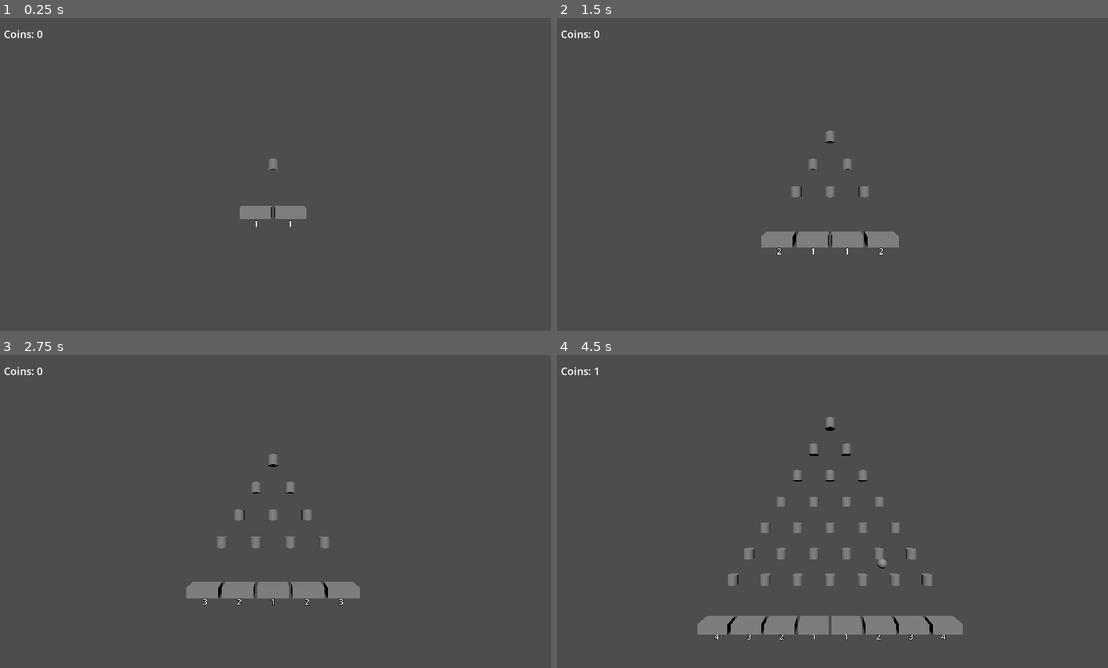
Above: before the commit, frames 1-4 (two rows, left to right).
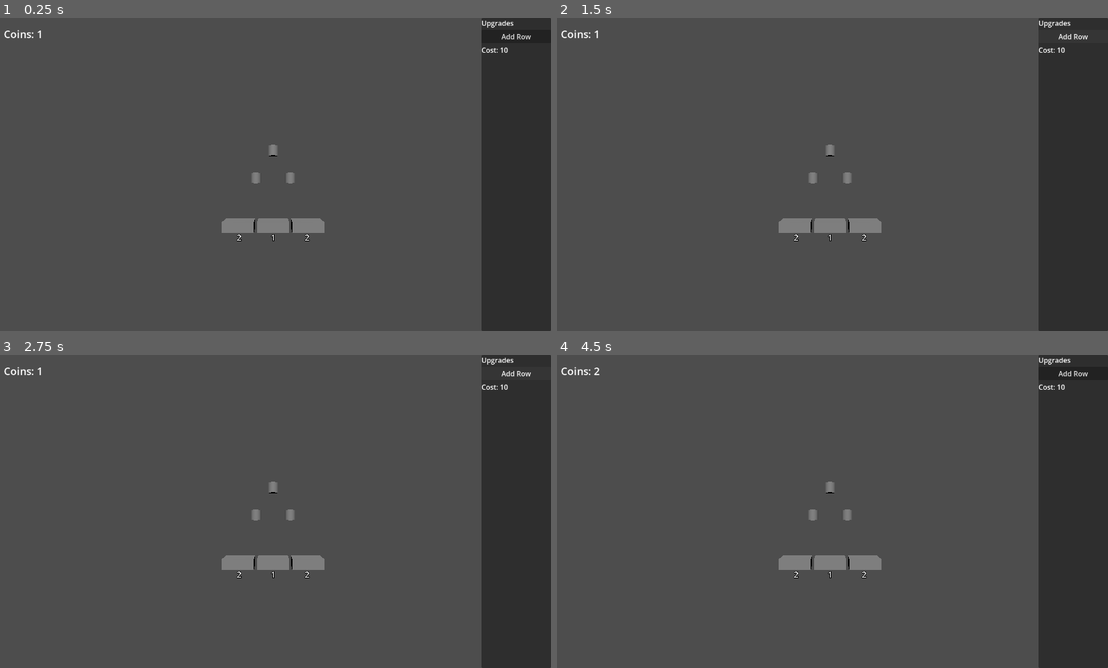
Above: after the commit, the same moments.

Repository: kjbrown-sandbox/pleenko
Game: Godot game, scene res://scenes/main.tscn
Same seed, same stepped clock (60 frames per second), same inputs: the game is played once before the commit and once after it.
Inputs (mouse positions are in pixels of both pictures, inside the frame that each line leads up to):
- Up to frame 1 (0.25 s): no input
- Up to frame 2 (1.5 s): click (1074, 36) at 0.5 s, where only the run after the commit has a clickable "Add Row"; click (1074, 36) at 1.25 s, where only the run after the commit has a clickable "Add Row"
- Up to frame 3 (2.75 s): click (517, 373) at 2 s, where only the run after the commit has a clickable "Add Row"
- Up to frame 4 (4.5 s): tap Enter at 2.75 s; move the mouse to (953, 495) at 2.77 s; press the mouse at (953, 495) at 2.78 s; tap Space (drop_coin) at 3.5, 3.6 s; move the mouse to (716, 527) at 3.52 s; release the mouse at (716, 527) at 3.53 s; click (716, 527) at 3.8 s; move the mouse to (887, 442) at 4.27 s; press the mouse at (887, 442) at 4.28 s

The runs differ from the first frame. In frame 1, 14% of the frame differs, in the area x 6-100%, y 0-100%; in frame 2, 15%; in frame 3, 15%; in frame 4, 18%.

Commit message:
Implement upgrade system and UI enhancements

Diff:
--- a/project.godot
+++ b/project.godot
@@ -12,19 +12,19 @@
 
 config/name="Pleenko"
 run/main_scene="res://scenes/main.tscn"
-config/features=PackedStringArray("4.6", "GL Compatibility")
+config/features=PackedStringArray("4.2", "GL Compatibility")
 config/icon="res://icon.svg"
+
+[display]
+
+window/size/viewport_width=1280
+window/size/viewport_height=720
 
 [input]
 
 drop_coin={
 "deadzone": 0.2,
-"events": [Object(InputEventKey,"resource_local_to_scene":fa …(171 unchanged characters)… keycode":32,"key_label":0,"unicode":32,"location":0,"echo":false,"script":null)
-]
-}
-expand_board={
-"deadzone": 0.2,
-"events": [Object(InputEventMouseButton,"resource_local_to_scene":false,"resource_name":"","device":-1,"window_id":0,"alt_pressed":false,"shift_pressed":false,"ctrl_pressed":false,"meta_pressed":false,"button_mask":1,"position":Vector2(0, 0),"global_position":Vector2(0, 0),"factor":1.0,"button_index":1,"canceled":false,"pressed":true,"double_click":false,"script":null)
+"events": [Object(InputEventKey,"resource_local_to_scene":fa …(171 unchanged characters)… keycode":32,"key_label":0,"unicode":32,"echo":false,"script":null)
 ]
 }
 
@@ -32,11 +32,6 @@
 
 3d/physics_engine="Jolt Physics"
 
-[display]
-
-window/size/viewport_width=1280
-window/size/viewport_height=720
-
 [rendering]
 
 rendering_device/driver.windows="d3d12"
--- a/scenes/coin.tscn
+++ b/scenes/coin.tscn
@@ -1,4 +1,4 @@
-[gd_scene load_steps=3 format=3]
+[gd_scene load_steps=3 format=3 uid="uid://sftu1s0w7u2g"]
 
 [ext_resource type="Script" path="res://scripts/coin.gd" id="1"]
 
--- a/scenes/main.tscn
+++ b/scenes/main.tscn
@@ -1,17 +1,17 @@
-[gd_scene format=3 uid="uid://d1a320ps4b573"]
+[gd_scene load_steps=3 format=3 uid="uid://d1a320ps4b573"]
 
-[ext_resource type="Script" uid="uid://cufxidvfrx15c" path="res://scripts/main.gd" id="1"]
+[ext_resource type="Script" path="res://scripts/main.gd" id="1"]
 [ext_resource type="PackedScene" uid="uid://bfd7kgxayxppw" path="res://scenes/ui.tscn" id="2"]
 
-[node name="Main" type="Node3D" unique_id=1164365920]
+[node name="Main" type="Node3D"]
 script = ExtResource("1")
 
-[node name="Camera3D" type="Camera3D" parent="." unique_id=1512371183]
+[node name="Camera3D" type="Camera3D" parent="."]
 transform = Transform3D(1, 0, 0, 0, 1, 0, 0, 0, 1, 0, 1, 6)
 
-[node name="Board" type="Node3D" parent="." unique_id=389552237]
+[node name="Board" type="Node3D" parent="."]
 
-[node name="DirectionalLight3D" type="DirectionalLight3D" parent="." unique_id=1401339754]
+[node name="DirectionalLight3D" type="DirectionalLight3D" parent="."]
 transform = Transform3D(1, 0, 0, 0, 0.707, 0.707, 0, -0.707, 0.707, 0, 4, 4)
 
-[node name="UI" parent="." unique_id=1754764377 instance=ExtResource("2")]
+[node name="UI" parent="." instance=ExtResource("2")]
--- a/scenes/ui.tscn
+++ b/scenes/ui.tscn
@@ -1,14 +1,37 @@
-[gd_scene format=3 uid="uid://bfd7kgxayxppw"]
+[gd_scene load_steps=2 format=3 uid="uid://bfd7kgxayxppw"]
 
-[ext_resource type="Script" uid="uid://cqkq53uxuiyv1" path="res://scripts/ui.gd" id="1"]
+[ext_resource type="Script" path="res://scripts/ui.gd" id="1"]
 
-[node name="UI" type="CanvasLayer" unique_id=1575135158]
+[node name="UI" type="CanvasLayer"]
 script = ExtResource("1")
 
-[node name="CoinLabel" type="Label" parent="." unique_id=285967820]
+[node name="CoinLabel" type="Label" parent="."]
 offset_left = 20.0
 offset_top = 20.0
 offset_right = 220.0
 offset_bottom = 50.0
 theme_override_font_sizes/font_size = 24
 text = "Coins: 0"
+
+[node name="UpgradePanel" type="PanelContainer" parent="."]
+anchors_preset = 11
+anchor_left = 1.0
+anchor_right = 1.0
+anchor_bottom = 1.0
+offset_left = -160.0
+grow_horizontal = 0
+
+[node name="VBoxContainer" type="VBoxContainer" parent="UpgradePanel"]
+layout_mode = 2
+
+[node name="Header" type="Label" parent="UpgradePanel/VBoxContainer"]
+layout_mode = 2
+text = "Upgrades"
+
+[node name="UpgradeButton" type="Button" parent="UpgradePanel/VBoxContainer"]
+layout_mode = 2
+text = "Add Row"
+
+[node name="CostLabel" type="Label" parent="UpgradePanel/VBoxContainer"]
+layout_mode = 2
+text = "Cost: 10"
--- a/scripts/main.gd
+++ b/scripts/main.gd
@@ -3,10 +3,13 @@
 @onready var ui: CanvasLayer = $UI
 @onready var board: Node3D = $Board
 @onready var camera: Camera3D = $Camera3D
+var drop_cooldown: Timer
 
 var coin_scene: PackedScene = preload("res://scenes/coin.tscn")
-var coin_total: int = 0
+var coin_total: int = 1
 var num_rows: int = 0
+var upgrade_cost: int = 10
+const UPGRADE_COST_MULTIPLIER := 1.5
 
 # Board layout constants
 const PEG_SPACING_X := 1.0
@@ -21,6 +24,11 @@
 
 
 func _ready() -> void:
+	drop_cooldown = Timer.new()
+	drop_cooldown.wait_time = 1.0
+	drop_cooldown.one_shot = true
+	add_child(drop_cooldown)
+
 	peg_mesh = CylinderMesh.new()
 	peg_mesh.top_radius = 0.15
 	peg_mesh.bottom_radius = 0.15
@@ -30,25 +38,30 @@
 	bucket_mesh.size = Vector3(PEG_SPACING_X * 0.9, 0.3, 0.5)
 
 	# Build the initial board with 1 row so there's something to see
-	num_rows = 1
+	num_rows = 2
 	_build_board()
+
+	ui.update_coins(coin_total)
+	ui.update_upgrade(upgrade_cost)
+	ui.upgrade_pressed.connect(_buy_upgrade)
 
 
 func _unhandled_input(event: InputEvent) -> void:
 	if event.is_action_pressed("drop_coin"):
 		_drop_coin()
-	elif event.is_action_pressed("expand_board"):
-		_expand_board()
-
-
-func _expand_board() -> void:
-	num_rows += 1
-	_build_board()
 
 
 func _drop_coin() -> void:
 	if num_rows == 0:
 		return
+	if coin_total < 1:
+		return
+	if not drop_cooldown.is_stopped():
+		return
+
+	coin_total -= 1
+	ui.update_coins(coin_total)
+	drop_cooldown.start()
 
 	# Simulate coin path through the rows
 	var waypoints: Array[Vector3] = []
@@ -70,6 +83,19 @@
 
 	coin.landed.connect(_on_coin_landed)
 	coin.animate(waypoints, value)
+
+
+func _buy_upgrade() -> void:
+	if coin_total < upgrade_cost:
+		return
+
+	coin_total -= upgrade_cost
+	num_rows += 1
+	_build_board()
+
+	upgrade_cost = int(upgrade_cost * UPGRADE_COST_MULTIPLIER)
+	ui.update_coins(coin_total)
+	ui.update_upgrade(upgrade_cost)
 
 
 func _build_board() -> void:
--- a/scripts/ui.gd
+++ b/scripts/ui.gd
@@ -1,7 +1,19 @@
 extends CanvasLayer
 
+signal upgrade_pressed
+
 @onready var coin_label: Label = $CoinLabel
+@onready var upgrade_button: Button = $UpgradePanel/VBoxContainer/UpgradeButton
+@onready var cost_label: Label = $UpgradePanel/VBoxContainer/CostLabel
+
+
+func _ready() -> void:
+	upgrade_button.pressed.connect(func(): upgrade_pressed.emit())
 
 
 func update_coins(total: int) -> void:
 	coin_label.text = "Coins: " + str(total)
+
+
+func update_upgrade(cost: int) -> void:
+	cost_label.text = "Cost: " + str(cost)
